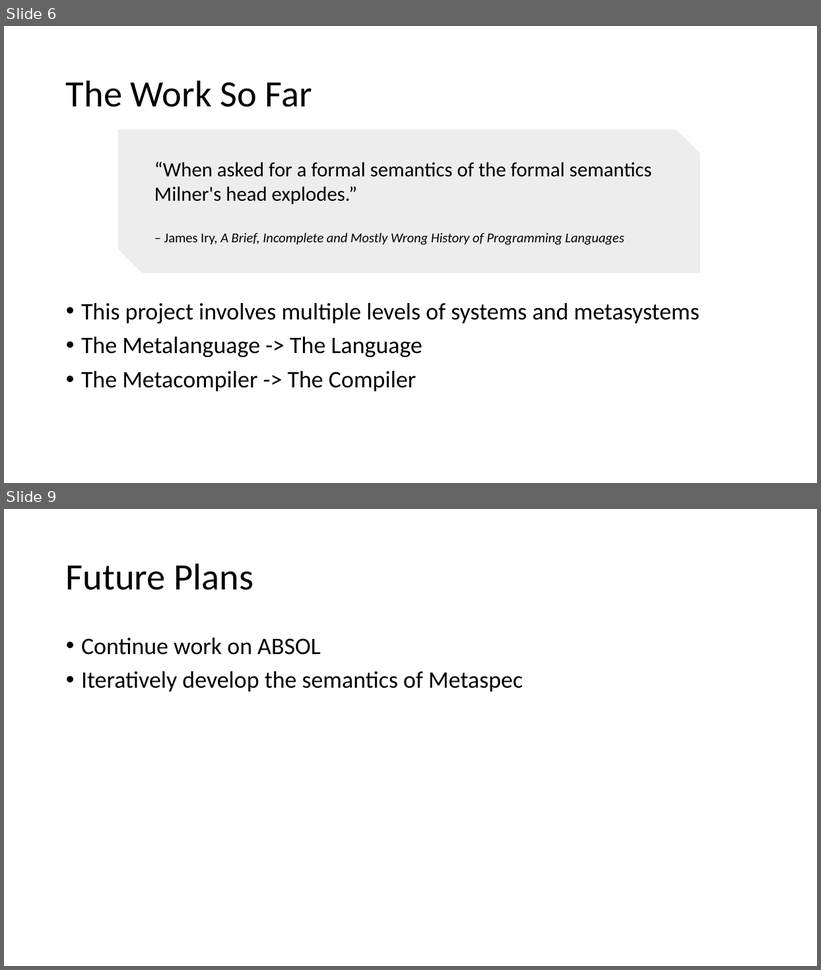
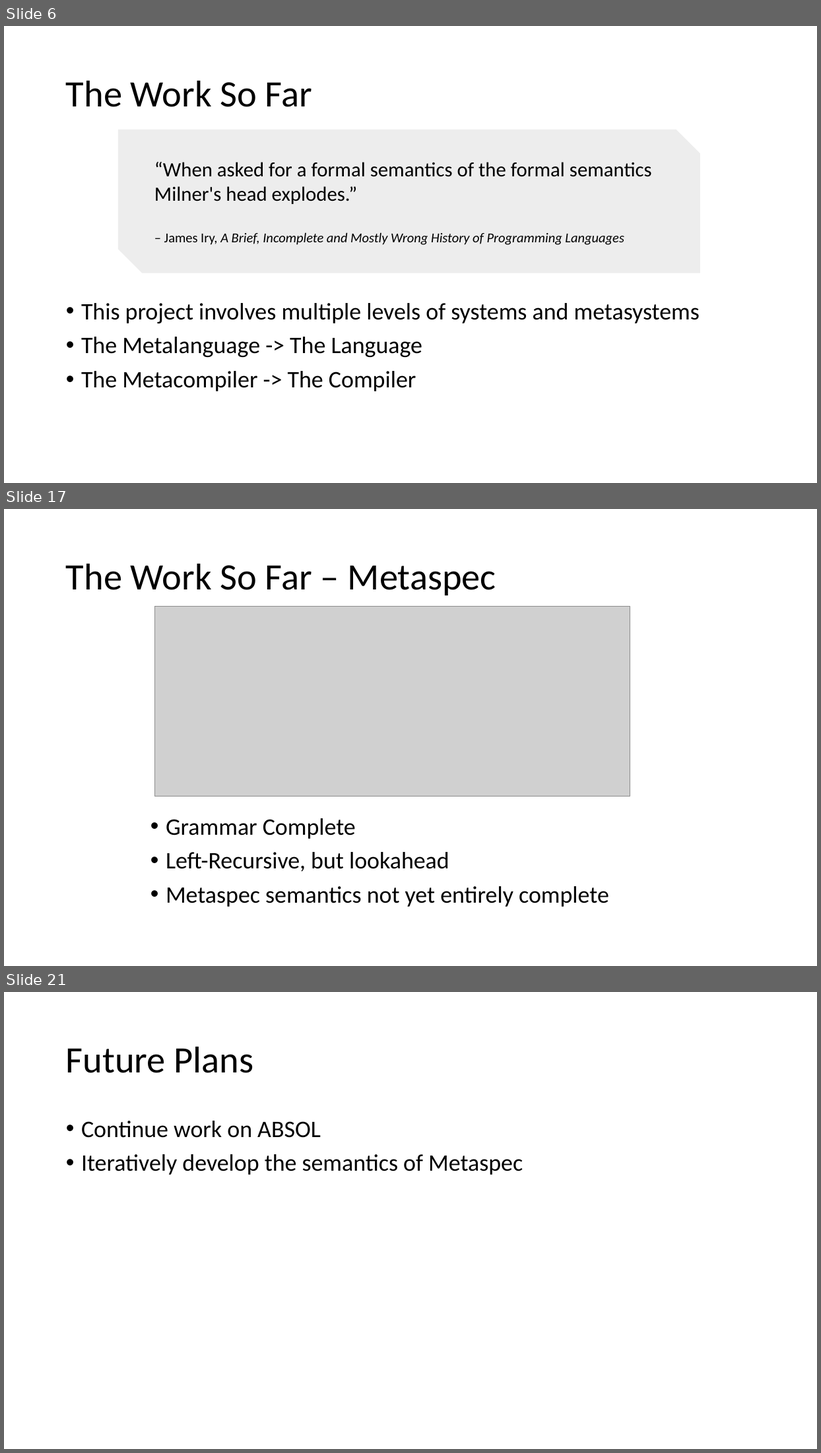
Before and after one commit to iamrecursion/absol, a slide deck: doc/demonstration_of_progress/ABSOL.pptx. Shown one above the other, each under a label of ours: slides 6 and 9 before the commit, slides 6, 17 and 21 after it; the slides between them are not shown. The pictures are 821x970 and 821x1453 pixels, drawn with LibreOffice and Linux fonts; fonts in the diff are those of the drawing; grey boxes stand for pictures; background and template pictures are left out. Boxes give left, top, right and bottom in pixels: in the first picture for what was removed or moved away, otherwise in the second. Text is boxed around its words. In the diff, an @@ line names an element or a change of style, - is before the commit and + after.

```diff
--- a/doc/demonstration_of_progress/ABSOL.pptx
+++ b/doc/demonstration_of_progress/ABSOL.pptx
@@ slide 17 added at box(4, 509, 817, 966), background #FFFFFF @@
@@ title added at box(66, 563, 496, 595), 44 pt, text #000000 @@
+The Work So Far – Metaspec
@@ picture added at box(154, 607, 630, 796) @@
@@ text added at box(166, 819, 609, 907), 28 pt, text #000000 @@
+• Grammar Complete
+• Left-Recursive, but lookahead
+• Metaspec semantics not yet entirely complete
@@ what was slide 9 is now slide 21 @@
```
Also in this commit, not shown: 3 slides changed, 11 other slides added, 3 other files.
